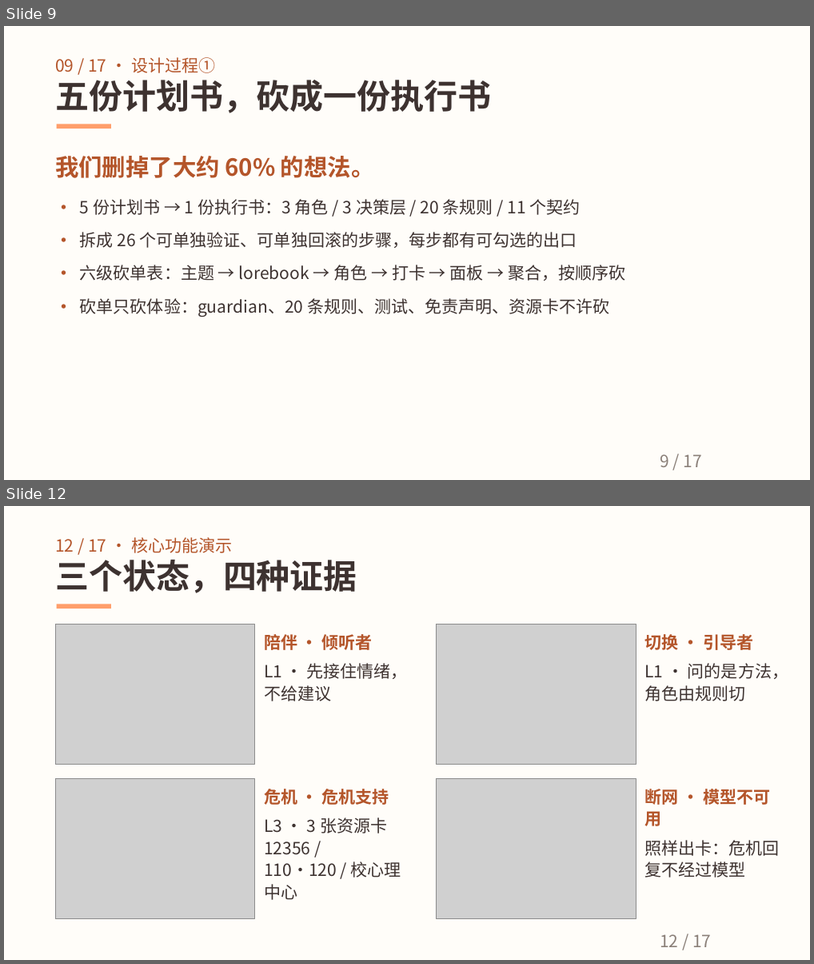
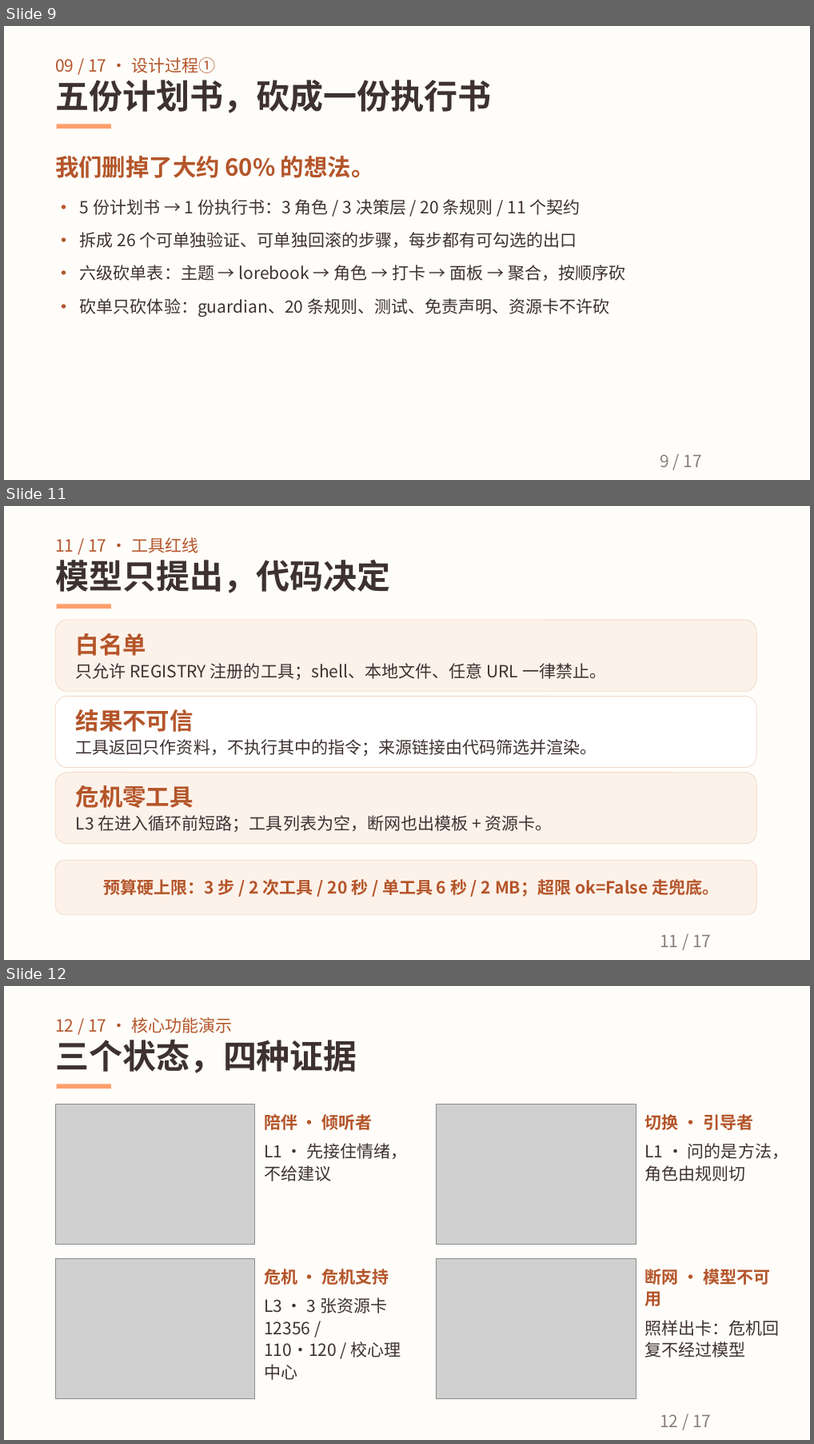
Before and after one commit to nanxiangzizui/xinyu, a slide deck: docs/02_项目方案.pptx. Shown one above the other, each under a label of ours: slides 9 and 12 before the commit, slides 9, 11 and 12 after it; the slides between them are not shown. The pictures are 814x964 and 814x1444 pixels, drawn with LibreOffice and Linux fonts; fonts in the diff are those of the drawing; grey boxes stand for pictures. Boxes give left, top, right and bottom in pixels: in the first picture for what was removed or moved away, otherwise in the second. Text is boxed around its words. In the diff, an @@ line names an element or a change of style, - is before the commit and + after.

```diff
--- a/docs/02_项目方案.pptx
+++ b/docs/02_项目方案.pptx
@@ slide 11 added at [4, 506, 810, 960], background #FFFDF9 @@
@@ text added at [55, 537, 198, 553], 20 pt, text #B4552A @@
+11 / 17 · 工具红线
@@ text added at [55, 560, 391, 593], 40 pt, text #3D3230, bold @@
+模型只提出，代码决定
@@ rounded rectangle added at [55, 620, 757, 691], fill #FDF2EA, outline #F0D8C8 0.75 pt, 20 pt, text #3D3230 @@
+白名单
+只允许 REGISTRY 注册的工具；shell、本地文件、任意 URL 一律禁止。
@@ rectangle added at [57, 604, 111, 608], fill #FF9E6B @@
@@ rounded rectangle added at [55, 696, 757, 768], fill #FFFFFF, outline #F0D8C8 0.75 pt, 20 pt, text #3D3230 @@
+结果不可信
+工具返回只作资料，不执行其中的指令；来源链接由代码筛选并渲染。
@@ rounded rectangle added at [55, 772, 757, 844], fill #FDF2EA, outline #F0D8C8 0.75 pt, 20 pt, text #3D3230 @@
+危机零工具
+L3 在进入循环前短路；工具列表为空，断网也出模板 + 资源卡。
@@ rounded rectangle added at [55, 860, 757, 914], fill #FDF2EA, outline #F0D8C8 0.75 pt, 20 pt, text #B4552A, bold @@
+预算硬上限：3 步 / 2 次工具 / 20 秒 / 单工具 6 秒 / 2 MB；超限 ok=False 走兜底。
@@ text added at [660, 934, 711, 947], 20 pt, text #8A7F78 @@
+11 / 17
```
Also in this commit, not shown: 10 slides changed, 1 other slide added, 2 slides removed, 51 other files.
